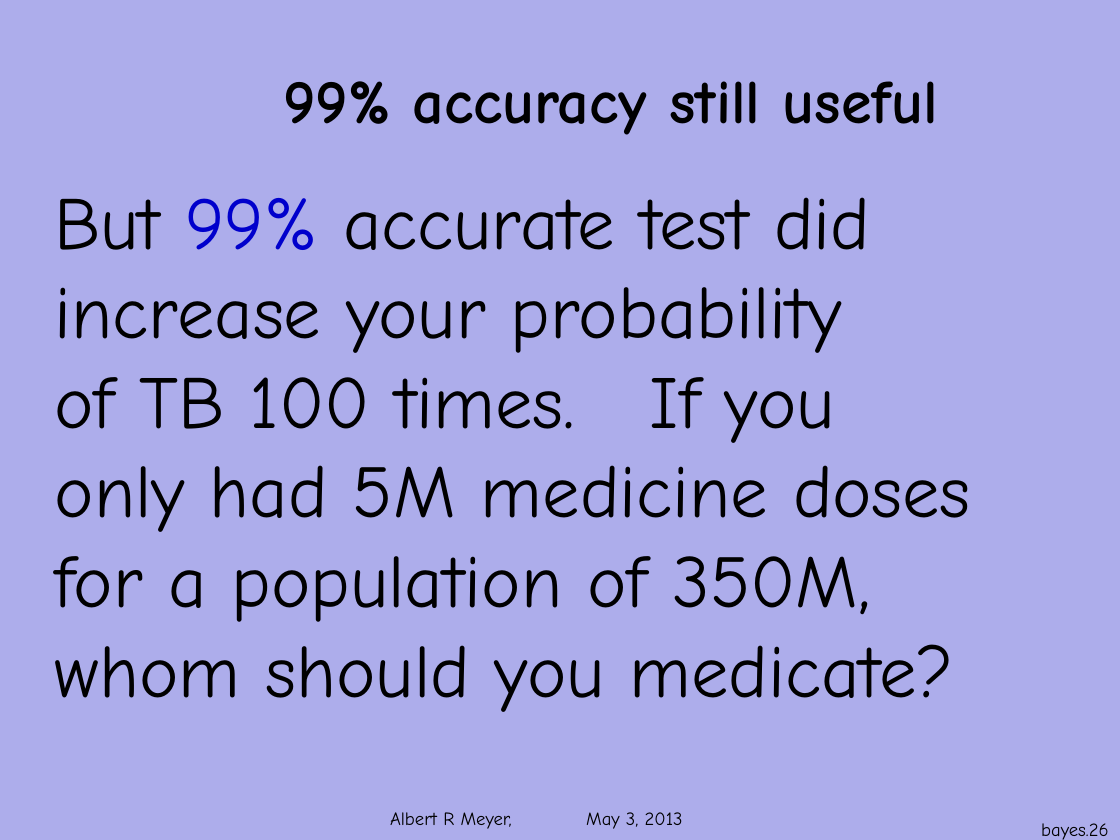
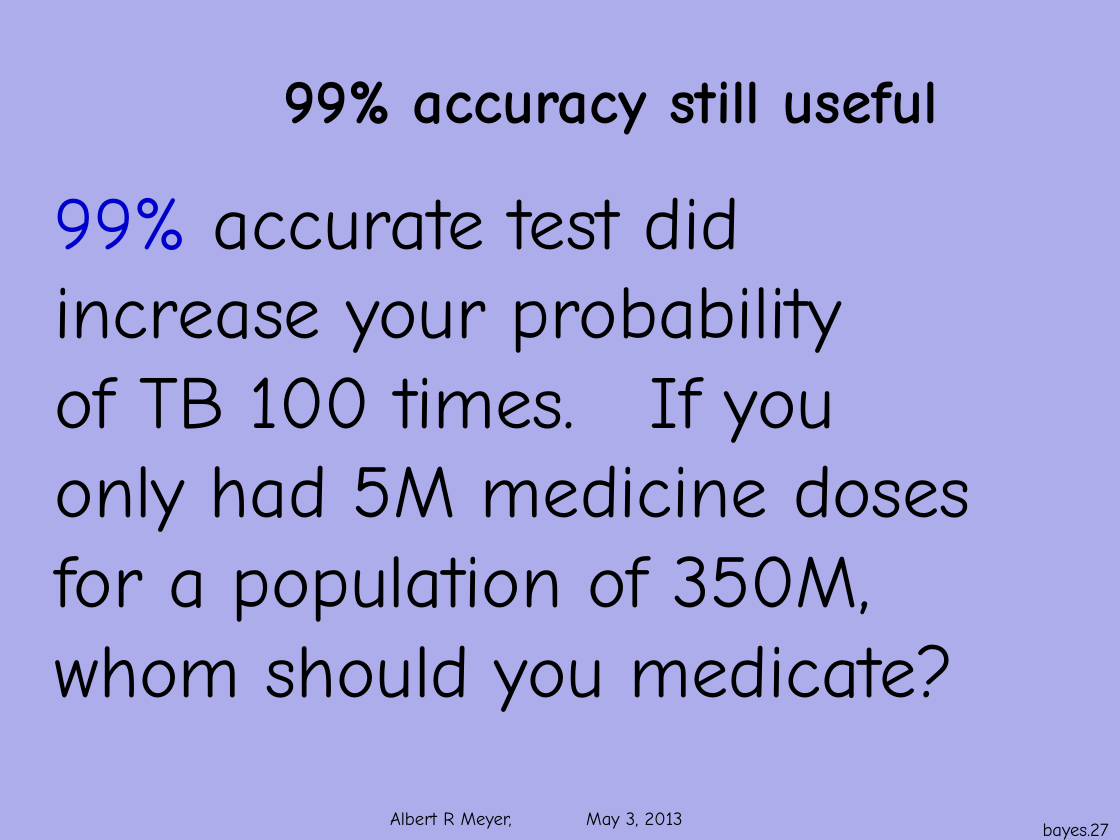
Before and after one commit to armeyer/mcs_web, a slide deck: slide 27 of spring13/slides13/prob-bayes.pptx (slide 26 before the commit). Drawn at 1120x840 pixels with LibreOffice and Linux fonts; fonts in the diff are those of the drawing; background and template pictures are left out. Boxes give left, top, right and bottom in pixels: in the first picture for what was removed or moved away, otherwise in the second. Text is boxed around its words. In the diff, an @@ line names an element or a change of style, - is before the commit and + after.

Commit message:
edit probcond-monty prob-mutual-independence prob-bayes.pptx

```diff
--- a/spring13/slides13/prob-bayes.pptx
+++ b/spring13/slides13/prob-bayes.pptx
@@ text at (55,197,739,250): text changed @@
-But 99% accurate test did
+99% accurate test did
@@ page number at (1043,823,1109,840): text changed @@
-bayes.26
+bayes.27
```
Also in this commit, not shown: 9 other slides changed, 1 slide added, 2 other files.
